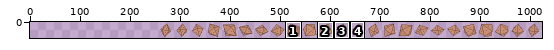
One commit to this pixel-art file: assets/source/aseprite/rolls/blast_d10.aseprite. The first picture is a wide view before the edit; the outline marks the close-up.
Close-up. Old version:
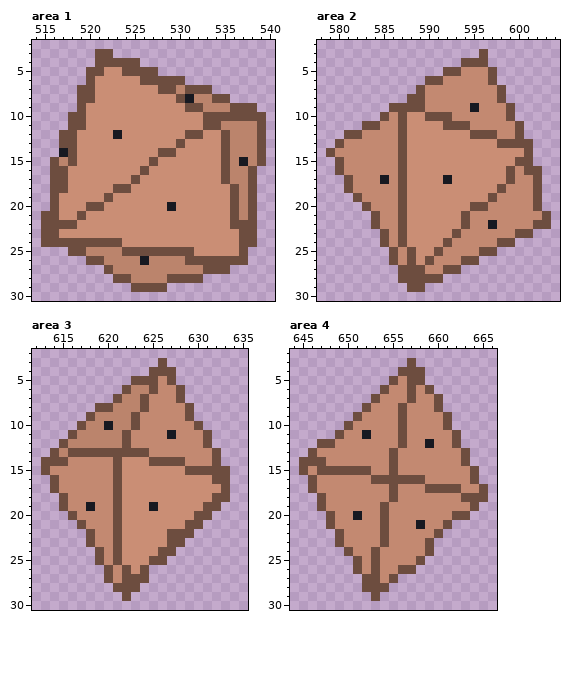
768x32 pixels, 1 frame. Colours within 5 levels of each other are drawn and written as one. Shown: area 1: x 514..540, y 2..30; area 2: x 578..604, y 2..30; area 3: x 612..635, y 2..30; area 4: x 644..666, y 2..30. The old version is drawn lined up with the new one, on the new canvas. The commit also changed other parts of the picture, which this record leaves out.
After:
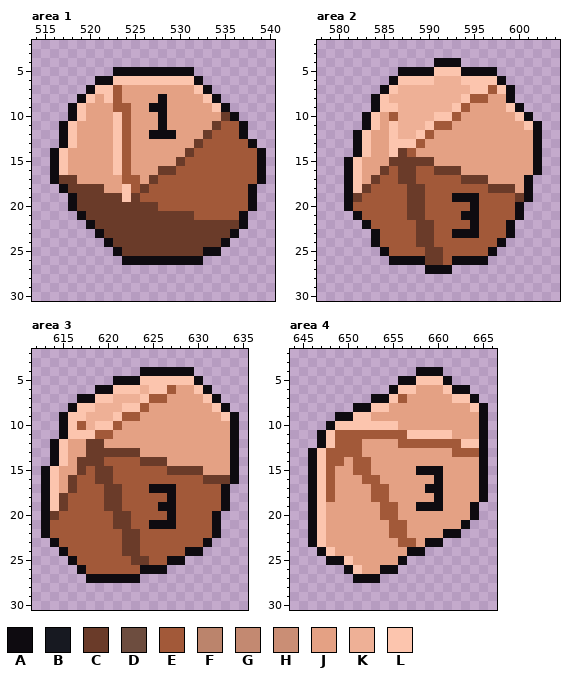
Palette (. is transparent): A #0e0b10  B #171921  C #6a3b29  D #6d4d3f  E #a25939  F #bb846c  G #c38971  H #ca8e75  J #e4a184  K #eeb096  L #fcc5ae
The exact change:
canvas 768x32 -> 1024x32, the old top-left corner now at 256,1 (the part of the old canvas that was cut away was empty and is not shown)
Changed rows in their new state; - is an unchanged pixel.
Area 1:
first column x 515:
 3 ------..-----------------
 4 ------.....--------------
 5 -----...AAAAAAAAA--------
 6 -----.AALLLLLLLLLA-------
 7 ----.ALLEJJJJJJJJLA------
 8 ----ALJLEJJJJAJJJJLA.----
 9 ---ALJJJEEJJAAJJJJJLA...-
10 ---ALJJJLEJJJAJJJJJJCA...
11 --ALJJJJLEJJJAJJJJJCEEA..
12 --ALJJJJLEJJAAAJJJCEEEA..
13 --ALJJJJLEJJJJJJJCEEEEEA.
14 -ALJJJJJLEJJJJJJCEEEEEEEA
15 -ALJJJJJLEJJJJJCEEEEEEEEA
16 -ALJJJJJLEJJJCCEEEEEEEEEA
17 -ACCJJJJJEEJCEEEEEEEEEEEA
18 -.ACCCCJJLECEEEEEEEEEEEA-
19 -..ACCCCCLCEEEEEEEEEEEEA-
20 -..ACCCCCCCCCEEEEEEEEEEA-
21 ....ACCCCCCCCCCCCEEEEEA.-
22 .....ACCCCCCCCCCCCCCCCA.-
23 ......ACCCCCCCCCCCCCCA..-
24 .......ACCCCCCCCCCCCA...-
25 ---.....ACCCCCCCCCAA...--
26 -----....AAAAAAAAA.....--
27 -------..............----
28 --------..........-------
29 ----------....-----------
Area 2:
first column x 579:
 3 -----------------.-------
 4 ------------AAA...-------
 5 --------AAAALLLAAAA------
 6 -------ALLLLKKKLLLLA-----
 7 ------ALKKKKKKKKLLELA----
 8 -----ALKKKKKKKKLEEJJA----
 9 -----ALLKKKKKKLEJJJJLA---
10 ----ALJEKKKKLLEJJJJJJLA--
11 ----ALJLKKKLEEJJJJJJJJLA-
12 --.ALJJLKKLEJJJJJJJJJJJA-
13 -..ALJJLLLEJJJJJJJJJJJJA-
14 ...ALJJLCEJJJJJJJJJJJJJA-
15 -.ALJJJCCCCCJJJJJJJJJJJA-
16 -.ALJJCECCEECCCJJJJJJJJA-
17 --ALJCEECCEEEEECCCJJJJA.-
18 --ALCEEEECCEEEEEEECCCJA.-
19 --ACEEEEECCEEEAAAEEEECA.-
20 --AEEEEEECCEEEEEAEEEEA..-
21 ---AEEEEECCEEEEAAEEEEA...
22 ----AEEEEECCEEEEAEEEA....
23 -----AEEEECCEEAAAEEEA..--
24 -----AEEEECCEEEEEEEA.----
25 ------AEEEECCEEEEEA------
26 -------AAAACCEAAAA-------
27 --------...AAA.----------
28 --------.....------------
29 ---------..--------------
Area 3:
first column x 613:
 3 -------------.--------
 4 -----------AAAAAA-----
 5 --------AAALLLLLLA----
 6 ------AALLLKLLEJJLA---
 7 ----AALLKKKLEEJJJJLA--
 8 ---ALLKKKLLEJJJJJJJLA-
 9 --ALLKKKLEEJJJJJJJJJLA
10 --ALEKLLEJJJJJJJJJJJJA
11 --ALLLEEJJJJJJJJJJJJJA
12 -ALJJCCJJJJJJJJJJJJJJA
13 -ALJJCCCCCCJJJJJJJJJJA
14 .ALJCCCEEEECCCJJJJJJJA
15 ALJJCECCEEEEEECCCCJJJA
16 ALJCEECCEEEEEEEEEECCCA
17 ALJCEEECCEEEAAAEEEEEA-
18 ALCEEEECCEEEEEAEEEEEA-
19 ALCEEEECCEEEEAAEEEEEA-
20 ACEEEEEECCEEEEAEEEEA--
21 AEEEEEEECCEEAAAEEEEA--
22 AEEEEEEEECCEEEEEEEEA--
23 -AEEEEEEECCEEEEEEEA---
24 --AEEEEEECCEEEEEAA----
25 ---AEEEEEECCEEAA------
26 ----AEEEEEEAAA--------
27 -----AAAAAA.----------
28 --------...-----------
29 ---------.------------
Area 4:
first column x 645:
 3 ------------.--------
 4 -----------..AAA-----
 5 ----------.AALLLA----
 6 ---------.ALLJJJLAA--
 7 --------AALEJJJJJLLA-
 8 ------AALLJJJJJJJJJLA
 9 ----AALLJJJJJJJJJJJJA
10 ---ALLLLLLLJJJJJJJJJA
11 --ALEEEEEEEELLLLLJJJA
12 --ALEEEJJJJEEEEEEELLA
13 -ALEEEEJJJJJJJJJJEEEA
14 .ALEEJEEJJJJJJJJJJJJA
15 .ALEJJEEJJJJJAAAJJJJA
16 -ALEJJJEEJJJJJJAJJJJA
17 -ALEJJJJEEJJJJAAJJJJA
18 -ALEJJJJEEJJJJJAJJJJA
19 -ALJJJJJJEEJJAAAJJJA-
20 -ALJJJJJJEEJJJJJJJJA-
21 -ALJJJJJJJEEJJJJJJA--
22 -ALJJJJJJJEEJJJJAA---
23 -ALJJJJJJJJEEJAA-----
24 --ALJJJJJJJJAA.------
25 ---AALJJJJJA..-------
26 -----ALJJAA..--------
27 ------AAA..----------
28 -------...-----------
29 --------.------------
Where, in picture pixels (left, top, right, bottom), the same in both close-ups:
changed: (41, 49, 266, 292)
changed: (326, 49, 551, 292)
changed: (41, 358, 239, 601)
changed: (299, 358, 488, 601)
